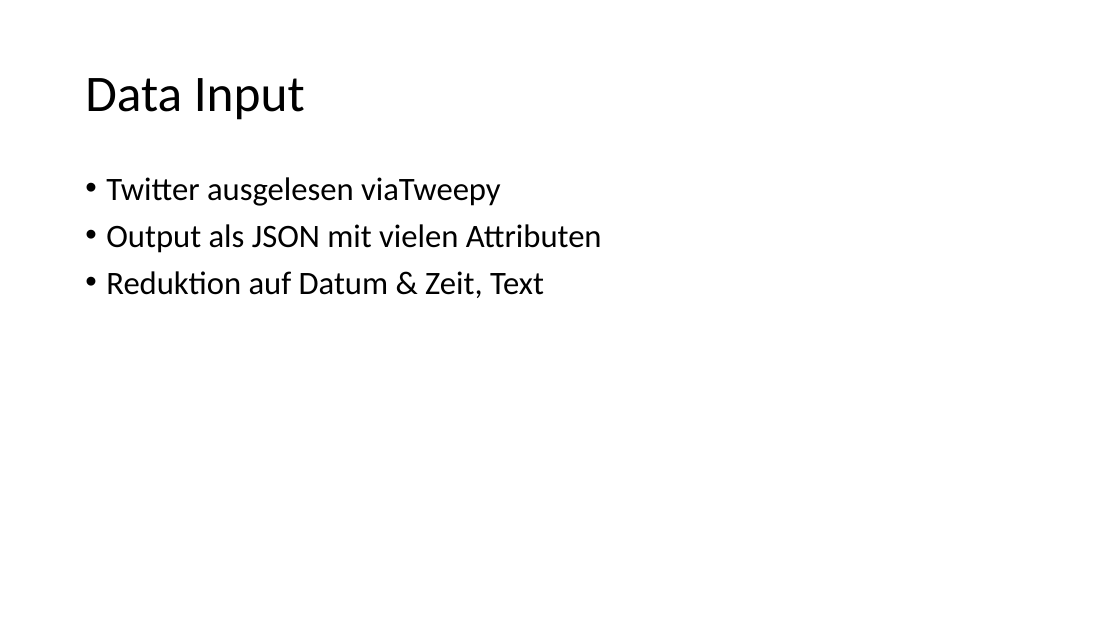
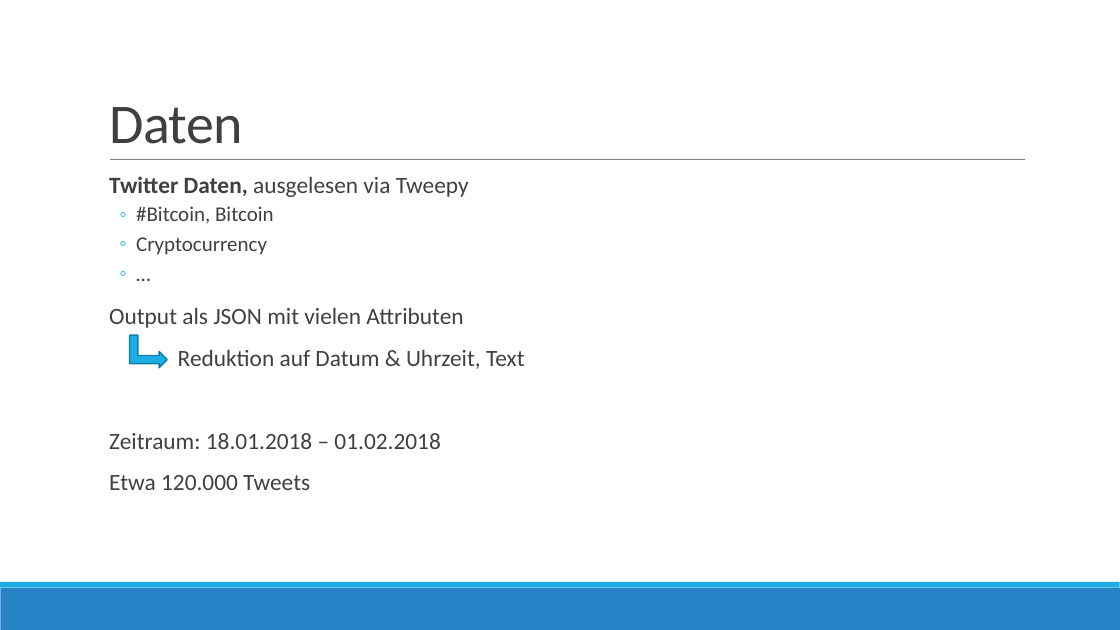
Before and after one commit to jaypem/BigDataProject, a slide deck: slide 3 of Big Data.pptx (slide 2 before the commit). Drawn at 1120x630 pixels with LibreOffice and Linux fonts; fonts in the diff are those of the drawing. Boxes give left, top, right and bottom in pixels: in the first picture for what was removed or moved away, otherwise in the second. Text is boxed around its words. In the diff, an @@ line names an element or a change of style, - is before the commit and + after.

```diff
--- a/Big Data.pptx
+++ b/Big Data.pptx
@@ title "Daten" at <box>109,107,243,144</box>: vertical alignment middle to bottom @@
@@ title at <box>109,107,243,144</box>: text changed; size 44 to 48 pt; text colour #000000 to #404040 @@
-Data Input
+Daten
@@ text at <box>109,176,469,255</box>: text changed; size 28 to 20 pt; text colour #000000 to #404040 @@
-• Twitter ausgelesen viaTweepy
+  Twitter Daten, ausgelesen via Tweepy
+  ◦ #Bitcoin, Bitcoin
+  ◦ Cryptocurrency
+  ◦ …
@@ line added from (110, 160) to (1026, 160), #808080 0.5 pt @@
@@ text at <box>109,308,463,328</box>: size 28 to 20 pt, text colour #000000 to #404040 in "Output als JSON mit vielen Attributen"; bullet • to  ; more space between paragraphs @@
@@ text at <box>109,350,525,490</box>: text changed; size 28 to 20 pt; text colour #000000 to #404040 @@
-• Reduktion auf Datum & Zeit, Text
+  Reduktion auf Datum & Uhrzeit, Text
+  Zeitraum: 18.01.2018 – 01.02.2018
+  Etwa 120.000 Tweets
@@ bent up arrow added at <box>129,335,167,368</box>, fill #1CADE4, outline #1580A9 1.25 pt @@
@@ rectangle added at <box>0,588,1120,630</box>, fill #2683C6 @@
@@ rectangle added at <box>0,582,1120,588</box>, fill #1CADE4 @@
```
Also in this commit, not shown: 3 other slides changed, 3 slides added, 2 slides removed, 1 other file.
